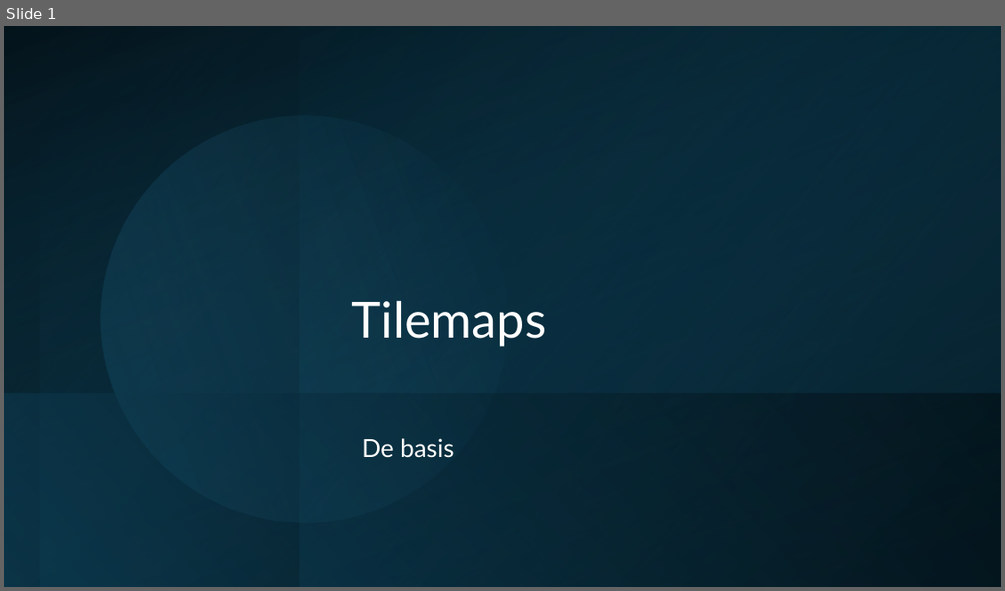
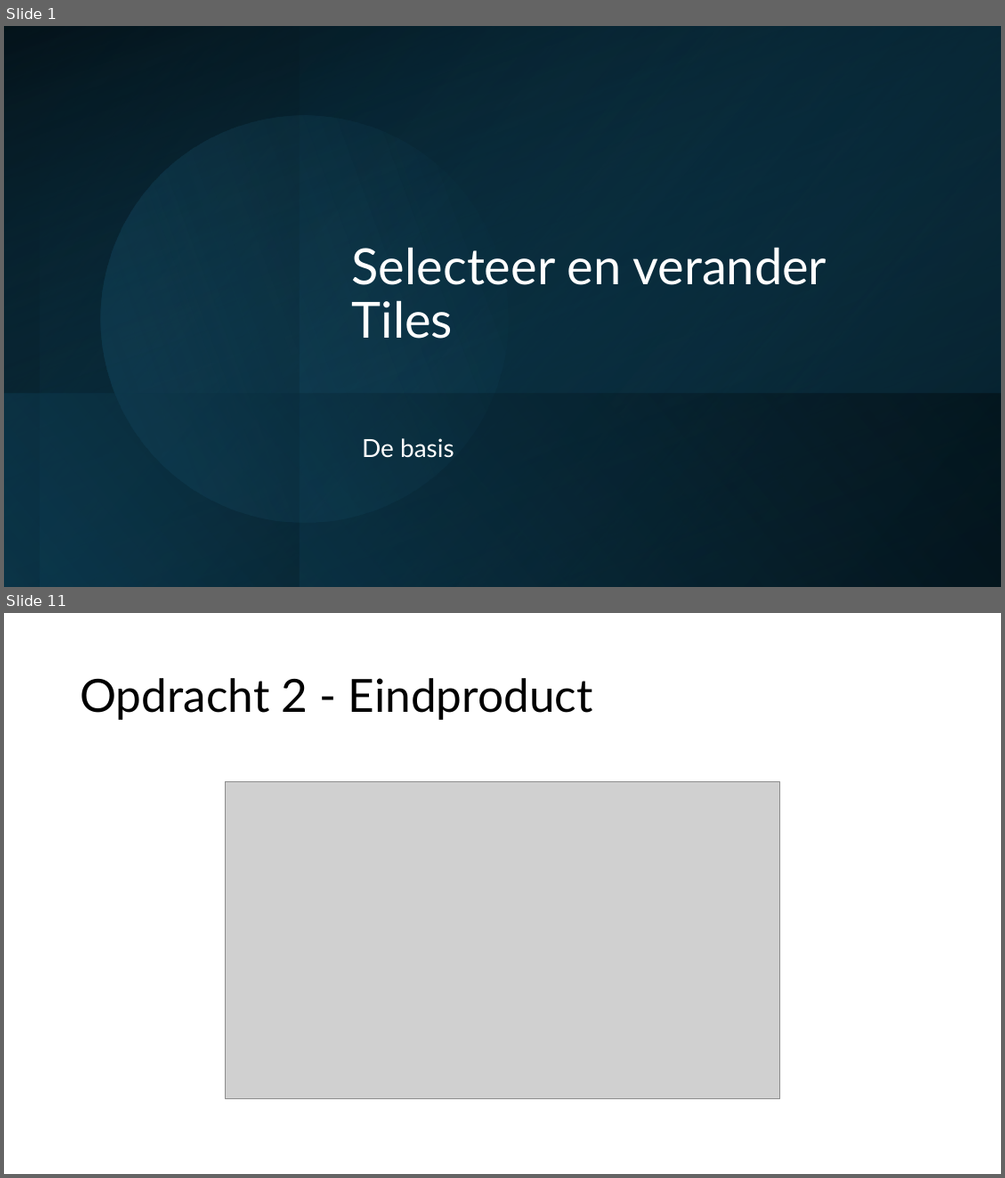
Before and after one commit to djsjollema/lessen-gamedevelopment, a slide deck: M4/GDV_2D_Gym/les2/gdv-2d-gym-les2.pptx. Shown one above the other, each under a label of ours: slide 1 before the commit, slides 1 and 11 after it; the slides between them are not shown. The pictures are 1005x591 and 1005x1178 pixels, drawn with LibreOffice and Linux fonts; fonts in the diff are those of the drawing; grey boxes stand for pictures. Boxes give left, top, right and bottom in pixels: in the first picture for what was removed or moved away, otherwise in the second. Text is boxed around its words. In the diff, an @@ line names an element or a change of style, - is before the commit and + after.

```diff
--- a/M4/GDV_2D_Gym/les2/gdv-2d-gym-les2.pptx
+++ b/M4/GDV_2D_Gym/les2/gdv-2d-gym-les2.pptx
@@ slide 11 added at [4, 613, 1001, 1174], background #FFFFFF @@
@@ title added at [80, 678, 593, 720], 44 pt, text #000000 @@
+Opdracht 2 - Eindproduct
@@ picture added at [226, 782, 780, 1098] @@
@@ slide 1 changed as well @@
@@ title at [352, 247, 826, 338]: text changed @@
-Tilemaps
+Selecteer en verander Tiles
```
Also in this commit, not shown: 8 other slides added, 3 slides removed, 5 other files.
